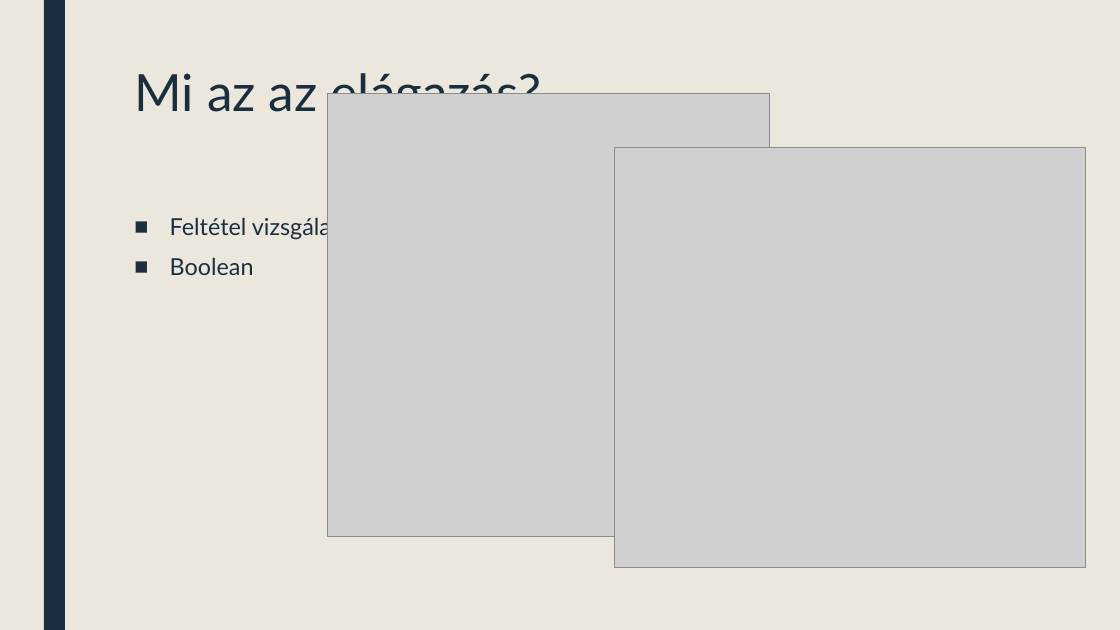
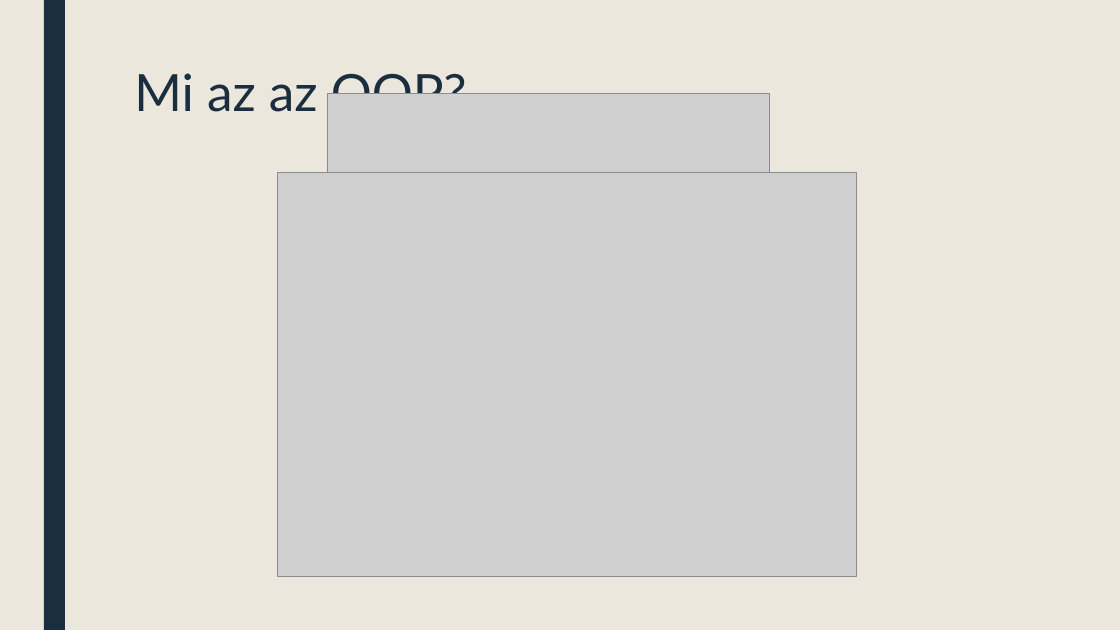
Before and after one commit to istvan-knab/pannonhalma_programozas, a slide deck: slide 2 of elmélet/oop.pptx. Drawn at 1120x630 pixels with LibreOffice and Linux fonts; fonts in the diff are those of the drawing; grey boxes stand for pictures. Boxes give left, top, right and bottom in pixels: in the first picture for what was removed or moved away, otherwise in the second. Text is boxed around its words. In the diff, an @@ line names an element or a change of style, - is before the commit and + after.

```diff
--- a/elmélet/oop.pptx
+++ b/elmélet/oop.pptx
@@ title at box(134, 73, 467, 112): text changed @@
-Mi az az elágazás?
+Mi az az OOP?
@@ picture removed at box(614, 147, 1086, 567) @@
@@ picture added at box(277, 172, 856, 577) @@
@@ text removed at box(170, 214, 357, 275) @@
-■ Feltétel vizsgálata:
-■ Boolean
```
Also in this commit, not shown: 2 other slides changed, 28 other files.
